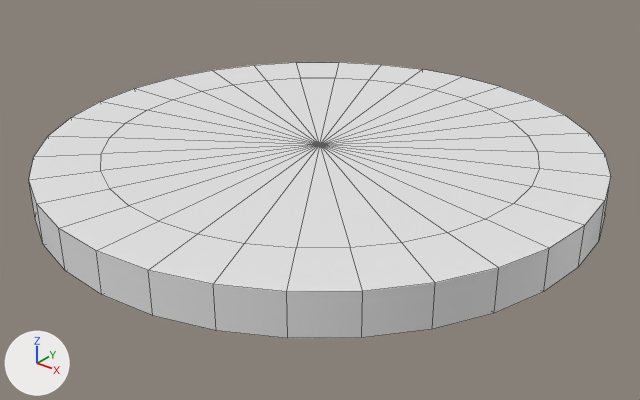
Before and after pictures for a commit that changed the FBX model Graph/Jetons/Jeton.fbx.
One viewpoint serves both versions: a camera (50 mm lens) standing at (1.844, -2.305, 1.353) and looking at (0.036, -0.045, -0.048). The axes (+X, +Y, +Z) are drawn at lower left. The lights are the same throughout. Mesh edges are drawn as thin lines. Where no turn or scale is listed for an object, it has been applied to the vertices.
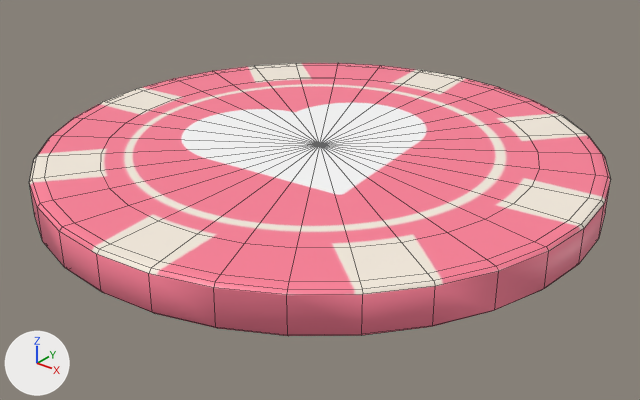
Commit message: Update Jetons Source

What differs and where, as boxes (x1, y1, x2, y2) in the pictures (640 x 400 px):
'Cylinder', reshaped
    before: (29, 62, 611, 338)
    after: (29, 63, 611, 336)
part 1 of me_cylinder, built on
    before: (29, 179, 611, 338)
    after: (29, 63, 611, 336)
part 2 of me_cylinder, surface changed
    both: (45, 65, 595, 282)

What changed in the scene script:
```text
Add img_t_jetonheart_png:
    img_t_jetonheart_png = load_image('T_jetonHeart.png', 'Textures/T_jetonHeart.png', 1024, 1024, 'sRGB')
Add mat_material_001:
    mat_material_001 = principled_material('Material.001')
    mat_material_001.texture = img_t_jetonheart_png
Change me_cylinder:
    used by ob_cylinder; location = (0.0, 0.0, 0.0)
    remove me_cylinder.from_pydata(...)  # 130 vertices, 160 faces; spans x -1.0..1.0, y -1.0..1.0, z 0.0..0.14
    add me_cylinder.from_pydata(...)  # 258 vertices, 288 faces; spans x -1.0..1.0, y -1.0..1.0, z 0.0..0.14
    me_cylinder part 1
    32 faces are deleted
    64 vertices move from x -1.0..1.0, y -1.0..1.0, z 0.0..0.14 to x -0.95..0.95, y -0.95..0.95, z 0.0..0.14
    96 vertices are added at x -1.0..1.0, y -1.0..1.0, z 0.0..0.14
    32 new vertices lie (0.0, 0.0, 0.12) away from vertices in x -1.0..1.0, y -1.0..1.0, z 0.01
    160 new faces join them
    me_cylinder part 2: 64 kept faces spanning x -0.95..0.95, y -0.95..0.95, z 0.14 get new texture (UV) coordinates
    add me_cylinder.materials.append(mat_material_001)  # picture img_t_jetonheart_png
```
